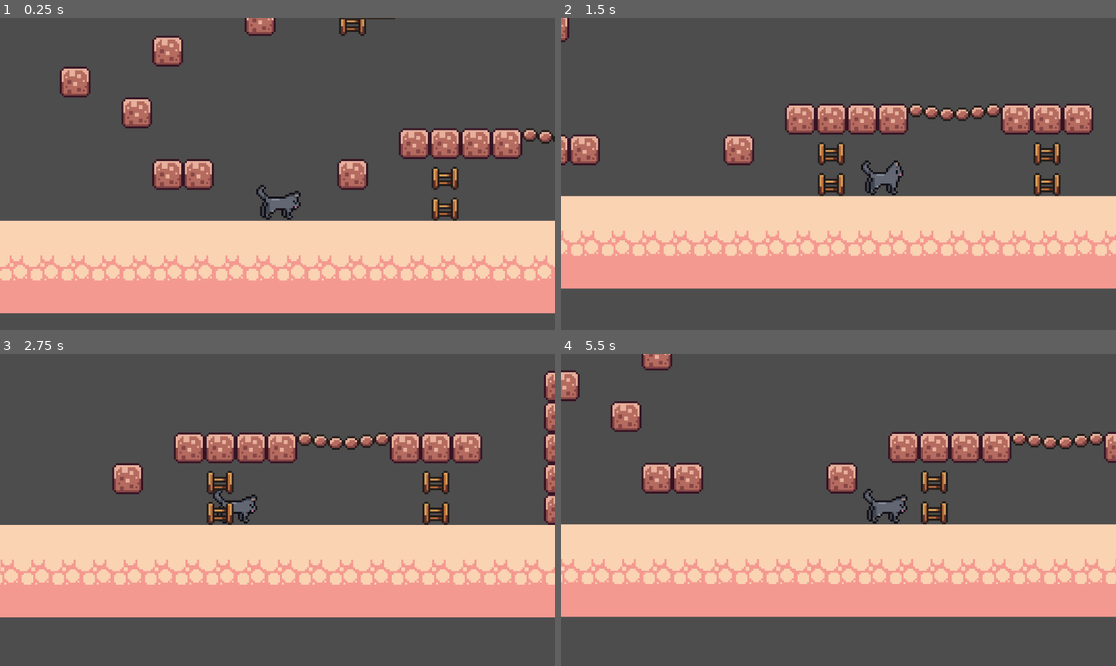
Above: before the commit, frames 1-4 (two rows, left to right).
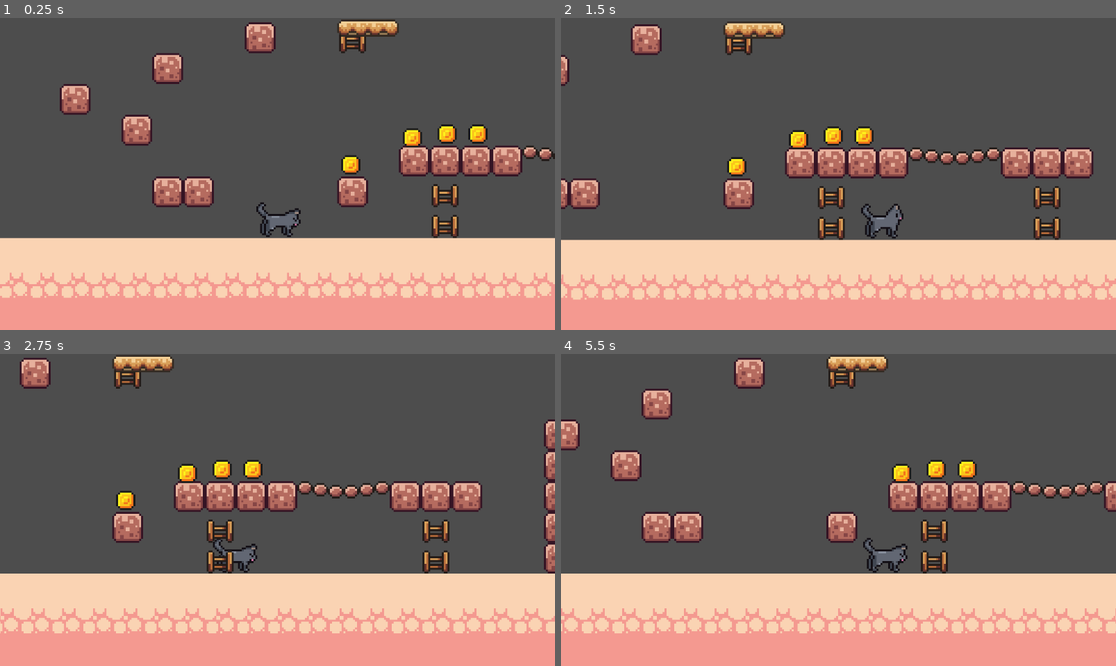
Above: after the commit, the same moments.

Repository: Boot-hill/2d-meowmeow-game-where-you-destroy-shit
Game: Godot game, scene res://scenes/gamemeow.tscn
The game is run twice, just before and just after one commit, with the same random seed, the same clock (stepped at 60 frames per second) and the same inputs.
Inputs:
- Up to frame 1 (0.25 s): no input
- Up to frame 2 (1.5 s): tap Enter (ui_accept) at 0.5, 0.77 s; hold Right (ui_right) from 0.53 s (still down); tap Alt at 0.6 s; tap Shift at 1.35 s
- Up to frame 3 (2.75 s): tap Enter (ui_accept) at 1.52 s; release Right (ui_right) at 2.03 s; hold Left (ui_left) from 2.03 s (still down); tap Alt at 2.1 s
- Up to frame 4 (5.5 s): tap Shift at 2.85, 4.35 s; tap Enter (ui_accept) at 3.02, 3.77, 4.52 s; tap Alt at 3.6, 5.1 s; release Left (ui_left) at 4.28 s; hold Right (ui_right) from 4.28 s (still down)

The runs differ from the first frame. In frame 1, 28% of the frame differs, in the area x 0-100%, y 0-100%; in frame 2, 52%; in frame 3, 55%; in frame 4, 55%.

Commit message:
woaahh new game update. in this devlog i added the ability to pick up money(but because you're a cat you cant count (yet)) and i added MORTALITY(imagine sparkles, ok?) so exciting i know. might work on a new sprite sheet so i dont have to use free assest bc i want this to have MY ART but idk how it will run with my art bc i dont optimize for size of filessss..... sorryyyyyy

Diff:
--- /dev/null
+++ b/scenes/coin.tscn
@@ -0,0 +1,111 @@
+[gd_scene format=3 uid="uid://b2au34vi115ib"]
+
+[ext_resource type="Script" uid="uid://mehd0ruaokcj" path="res://scripts/coin.gd" id="1_i64fm"]
+[ext_resource type="Texture2D" uid="uid://cyc0ugoa68tj1" path="res://assets/brackeys_platformer_assets/sprites/coin.png" id="1_rwqht"]
+
+[sub_resource type="AtlasTexture" id="AtlasTexture_i64fm"]
+atlas = ExtResource("1_rwqht")
+region = Rect2(0, 0, 16, 16)
+
+[sub_resource type="AtlasTexture" id="AtlasTexture_11l1o"]
+atlas = ExtResource("1_rwqht")
+region = Rect2(16, 0, 16, 16)
+
+[sub_resource type="AtlasTexture" id="AtlasTexture_d14el"]
+atlas = ExtResource("1_rwqht")
+region = Rect2(32, 0, 16, 16)
+
+[sub_resource type="AtlasTexture" id="AtlasTexture_1ikuy"]
+atlas = ExtResource("1_rwqht")
+region = Rect2(48, 0, 16, 16)
+
+[sub_resource type="AtlasTexture" id="AtlasTexture_wnlwo"]
+atlas = ExtResource("1_rwqht")
+region = Rect2(64, 0, 16, 16)
+
+[sub_resource type="AtlasTexture" id="AtlasTexture_jig8b"]
+atlas = ExtResource("1_rwqht")
+region = Rect2(80, 0, 16, 16)
+
+[sub_resource type="AtlasTexture" id="AtlasTexture_xmuha"]
+atlas = ExtResource("1_rwqht")
+region = Rect2(96, 0, 16, 16)
+
+[sub_resource type="AtlasTexture" id="AtlasTexture_kfxoj"]
+atlas = ExtResource("1_rwqht")
+region = Rect2(112, 0, 16, 16)
+
+[sub_resource type="AtlasTexture" id="AtlasTexture_jsmju"]
+atlas = ExtResource("1_rwqht")
+region = Rect2(128, 0, 16, 16)
+
+[sub_resource type="AtlasTexture" id="AtlasTexture_s0mny"]
+atlas = ExtResource("1_rwqht")
+region = Rect2(144, 0, 16, 16)
+
+[sub_resource type="AtlasTexture" id="AtlasTexture_7cc30"]
+atlas = ExtResource("1_rwqht")
+region = Rect2(160, 0, 16, 16)
+
+[sub_resource type="AtlasTexture" id="AtlasTexture_rojmm"]
+atlas = ExtResource("1_rwqht")
+region = Rect2(176, 0, 16, 16)
+
+[sub_resource type="SpriteFrames" id="SpriteFrames_ls27i"]
+animations = [{
+"frames": [{
+"duration": 1.0,
+"texture": SubResource("AtlasTexture_i64fm")
+}, {
+"duration": 1.0,
+"texture": SubResource("AtlasTexture_11l1o")
+}, {
+"duration": 1.0,
+"texture": SubResource("AtlasTexture_d14el")
+}, {
+"duration": 1.0,
+"texture": SubResource("AtlasTexture_1ikuy")
+}, {
+"duration": 1.0,
+"texture": SubResource("AtlasTexture_wnlwo")
+}, {
+"duration": 1.0,
+"texture": SubResource("AtlasTexture_jig8b")
+}, {
+"duration": 1.0,
+"texture": SubResource("AtlasTexture_xmuha")
+}, {
+"duration": 1.0,
+"texture": SubResource("AtlasTexture_kfxoj")
+}, {
+"duration": 1.0,
+"texture": SubResource("AtlasTexture_jsmju")
+}, {
+"duration": 1.0,
+"texture": SubResource("AtlasTexture_s0mny")
+}, {
+"duration": 1.0,
+"texture": SubResource("AtlasTexture_7cc30")
+}, {
+"duration": 1.0,
+"texture": SubResource("AtlasTexture_rojmm")
+}],
+"loop": true,
+"name": &"default",
+"speed": 10.0
+}]
+
+[sub_resource type="CircleShape2D" id="CircleShape2D_ssuvv"]
+radius = 5.0
+
+[node name="coin" type="Area2D" unique_id=921815353]
+collision_mask = 2
+script = ExtResource("1_i64fm")
+
+[node name="AnimatedSprite2D" type="AnimatedSprite2D" parent="." unique_id=1553293914]
+sprite_frames = SubResource("SpriteFrames_ls27i")
+
+[node name="CollisionShape2D" type="CollisionShape2D" parent="." unique_id=113657255]
+shape = SubResource("CircleShape2D_ssuvv")
+
+[connection signal="body_entered" from="." to="." method="_on_body_entered"]
--- a/scenes/gamemeow.tscn
+++ b/scenes/gamemeow.tscn
@@ -3,6 +3,8 @@
 [ext_resource type="PackedScene" uid="uid://cu1hxsfd8ljoo" path="res://scenes/meow_meow_player.tscn" id="1_xjm77"]
 [ext_resource type="Texture2D" uid="uid://dvq0dq2d85rf5" path="res://assets/brackeys_platformer_assets/sprites/world_tileset.png" id="2_5m7pg"]
 [ext_resource type="PackedScene" uid="uid://dl7cdxi3uwc2s" path="res://scenes/plateform.tscn" id="3_d0s1s"]
+[ext_resource type="PackedScene" uid="uid://b2au34vi115ib" path="res://scenes/coin.tscn" id="4_5m7pg"]
+[ext_resource type="PackedScene" uid="uid://6emvagucicuy" path="res://scenes/killboxxxxxxxxxx.tscn" id="5_d0s1s"]
 
 [sub_resource type="TileSetAtlasSource" id="TileSetAtlasSource_b1xc4"]
 texture = ExtResource("2_5m7pg")
@@ -216,6 +218,8 @@
 physics_layer_0/collision_layer = 1
 sources/0 = SubResource("TileSetAtlasSource_b1xc4")
 
+[sub_resource type="WorldBoundaryShape2D" id="WorldBoundaryShape2D_hd3qo"]
+
 [sub_resource type="Animation" id="Animation_xjm77"]
 length = 0.001
 tracks/0/type = "value"
@@ -262,6 +266,8 @@
 [node name="Camera2D" type="Camera2D" parent="meow meow player" unique_id=758278555]
 position = Vector2(0, -12)
 zoom = Vector2(4, 4)
+limit_bottom = 64
+limit_smoothed = true
 position_smoothing_enabled = true
 
 [node name="TileMap" type="TileMap" parent="." unique_id=1281464488]
@@ -269,12 +275,35 @@
 format = 2
 layer_0/tile_data = PackedInt32Array(131063, 65536, 9, 131064, 65536, 9, 131065, 65536, 9, 131066, 65536, 9, 131067, 65 …(2768 unchanged characters)…
 
-[node name="Plateform" parent="." unique_id=553738031 instance=ExtResource("3_d0s1s")]
+[node name="KILLBOXXXXXXXXXX" parent="." unique_id=528658889 instance=ExtResource("5_d0s1s")]
+position = Vector2(1, -18)
+
+[node name="CollisionShape2D" type="CollisionShape2D" parent="KILLBOXXXXXXXXXX" unique_id=1274374173]
+position = Vector2(207, 96)
+shape = SubResource("WorldBoundaryShape2D_hd3qo")
+
+[node name="Platforms" type="Node" parent="." unique_id=594837287]
+
+[node name="Plateform" parent="Platforms" unique_id=553738031 instance=ExtResource("3_d0s1s")]
 position = Vector2(48, -93)
 
-[node name="Plateform2" parent="." unique_id=326587185 instance=ExtResource("3_d0s1s")]
+[node name="Plateform2" parent="Platforms" unique_id=326587185 instance=ExtResource("3_d0s1s")]
 position = Vector2(364, -47)
 
-[node name="AnimationPlayer" type="AnimationPlayer" parent="Plateform2" unique_id=1036250650]
+[node name="AnimationPlayer" type="AnimationPlayer" parent="Platforms/Plateform2" unique_id=1036250650]
 libraries/ = SubResource("AnimationLibrary_d0s1s")
 autoplay = &"move"
+
+[node name="Coins" type="Node" parent="." unique_id=415492027]
+
+[node name="coin" parent="Coins" unique_id=921815353 instance=ExtResource("4_5m7pg")]
+position = Vector2(39, -22)
+
+[node name="coin2" parent="Coins" unique_id=58713376 instance=ExtResource("4_5m7pg")]
+position = Vector2(71, -36)
+
+[node name="coin3" parent="Coins" unique_id=788954052 instance=ExtResource("4_5m7pg")]
+position = Vector2(89, -38)
+
+[node name="coin4" parent="Coins" unique_id=687327525 instance=ExtResource("4_5m7pg")]
+position = Vector2(105, -38)
--- /dev/null
+++ b/scenes/killboxxxxxxxxxx.tscn
@@ -0,0 +1,14 @@
+[gd_scene format=3 uid="uid://6emvagucicuy"]
+
+[ext_resource type="Script" uid="uid://cf7seqgru7qij" path="res://scripts/killboxxxxxxxxxx.gd" id="1_w0pja"]
+
+[node name="KILLBOXXXXXXXXXX" type="Area2D" unique_id=528658889]
+collision_mask = 2
+script = ExtResource("1_w0pja")
+
+[node name="Timer" type="Timer" parent="." unique_id=888398887]
+wait_time = 0.5
+one_shot = true
+
+[connection signal="body_entered" from="." to="." method="_on_body_entered"]
+[connection signal="timeout" from="Timer" to="." method="_on_timer_timeout"]
--- a/scenes/meow_meow_player.tscn
+++ b/scenes/meow_meow_player.tscn
@@ -78,6 +78,7 @@
 radius = 6.5
 
 [node name="CharacterBody2D" type="CharacterBody2D" unique_id=1656381352]
+collision_layer = 3
 script = ExtResource("1_pn4ao")
 
 [node name="AnimatedSprite2D" type="AnimatedSprite2D" parent="." unique_id=963774312]
--- /dev/null
+++ b/scripts/coin.gd
@@ -0,0 +1,8 @@
+extends Area2D
+
+
+
+
+func _on_body_entered(body: Node2D) -> void:
+	print("+1")
+	queue_free()
--- /dev/null
+++ b/scripts/killboxxxxxxxxxx.gd
@@ -0,0 +1,10 @@
+extends Area2D
+
+@onready var timer: Timer = $Timer
+
+func _on_body_entered(body: Node2D) -> void:
+	print("ur dead")
+	timer.start()
+
+func _on_timer_timeout() -> void:
+	get_tree().reload_current_scene()
Not shown, added: scripts/coin.gd.uid
Not shown, added: scripts/killboxxxxxxxxxx.gd.uid
